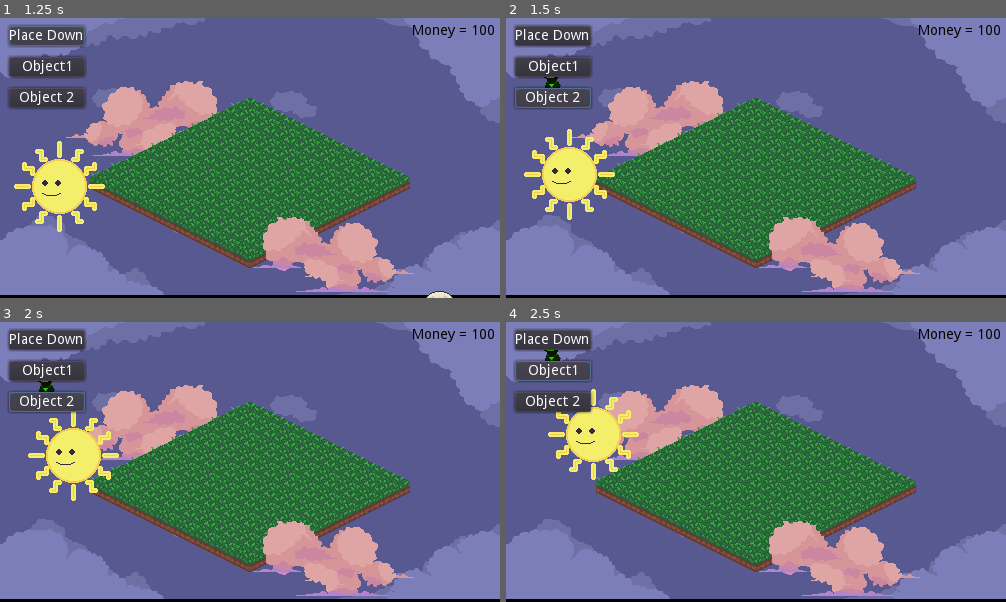
Above: before the commit, frames 1-4 (two rows, left to right).
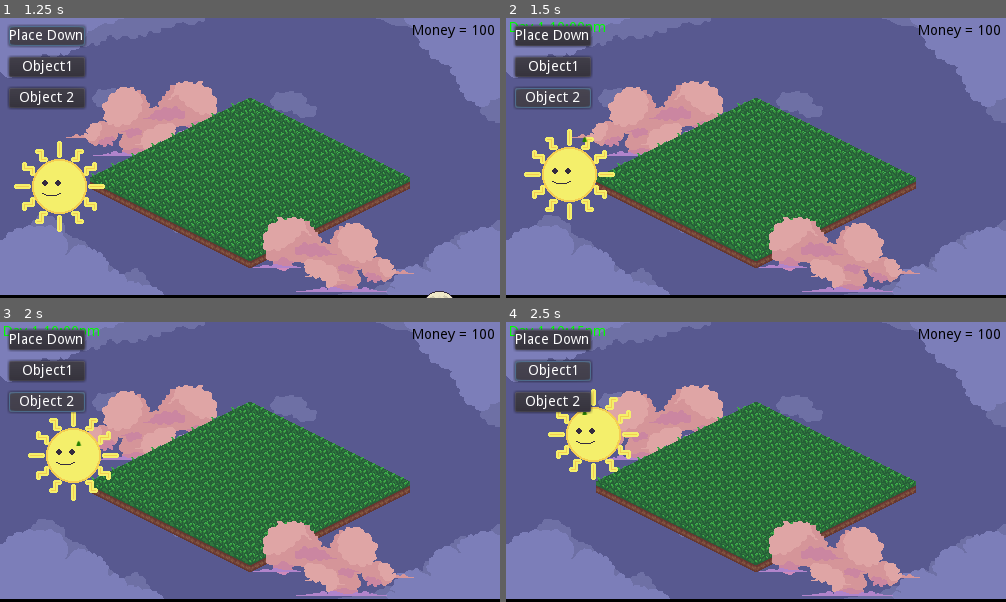
Above: after the commit, the same moments.

Repository: Valentino-02/New-Wild-Jam
Game: Godot game, scene res://src/levels/Test_Level.tscn
Same seed, same stepped clock (60 frames per second), same inputs: the game is played once before the commit and once after it.
Inputs:
- Up to frame 1 (1.25 s): click "Place Down" at 0.5 s
- Up to frame 2 (1.5 s): click "Object 2" at 1.25 s
- Up to frame 3 (2 s): no input
- Up to frame 4 (2.5 s): click "Object1" at 2 s

Frame 1 is identical in both runs. In frame 2, 0.3% of the frame differs, in the area x 0-20%, y 1-45%; in frame 3, 0.3%; in frame 4, 0.2%.

Commit message:
a

Diff:
--- a/src/UI/Place_Down_Buttons.gd
+++ b/src/UI/Place_Down_Buttons.gd
@@ -17,5 +17,5 @@
 	game_manager.start_placing()
 
 func _on_Object2_pressed():
-	game_manager.current_object = "test_1"
+	game_manager.current_object = "plant_0"
 	game_manager.start_placing()
--- a/src/objects/Object_Data.gd
+++ b/src/objects/Object_Data.gd
@@ -3,11 +3,15 @@
 var objects : Dictionary = {
 	"test_0": {
 		"path": "res://src/objects/TestObject.tscn",
-		"cost": 30
+		"cost": 30,
+		"decoration": 50,
+		"icon_texture": "res://assets/sprites/objects/Character.png"
 	},
-	"test_1": {
-		"path": "res://src/objects/TestObject2.tscn",
-		"cost": 40
+	"plant_0": {
+		"path": "res://src/objects/plant/PlantTest.tscn",
+		"cost": 40,
+		"decoration": 60,
+		"icon_texture": "res://assets/sprites/objects/Character.png"
 	}
 }
 
--- a/src/objects/plant/Plant.gd
+++ b/src/objects/plant/Plant.gd
@@ -1,4 +1,4 @@
-extends Node2D
+extends BoardObject
 
 var plant_manager = preload("res://src/systems/managers/Plant_Manager.tres")
 var time_manager = preload("res://src/systems/managers/Time_Manager.tres")
@@ -9,6 +9,13 @@
 var type_data: Dictionary
 var cur_state: int = 0
 var next_growth: int
+
+#func place_down(map_position) -> void:
+#	.place_down(map_position)
+#	last_growth = time_manager.time
+#	type_data = plant_manager.plant_data[type]
+#	time_manager.connect("time_changed", self, "time_changed")
+#	_update_state()
 
 func _ready() -> void:
 	last_growth = time_manager.time
--- a/src/systems/Level.gd
+++ b/src/systems/Level.gd
@@ -1,8 +1,6 @@
 extends Node2D
 
-var current_object
-
 func place_down(object, map_position) -> void:
-	current_object = object.instance()
+	var current_object = object.instance()
 	add_child(current_object)
 	current_object.place_down(map_position)
--- a/src/systems/managers/Game_Manager.gd
+++ b/src/systems/managers/Game_Manager.gd
@@ -1,13 +1,13 @@
 extends Resource
 
 var object_data = preload("res://src/objects/Object_Data.tres")
-
-var current_object
-
 var mouse : Node
 var money_display : Node
+
+var current_object : String
 var is_placing := false
 var money : int = 100 setget set_money
+var decoration : int
 
 func start_placing() -> void:
 	if is_placing == false:
